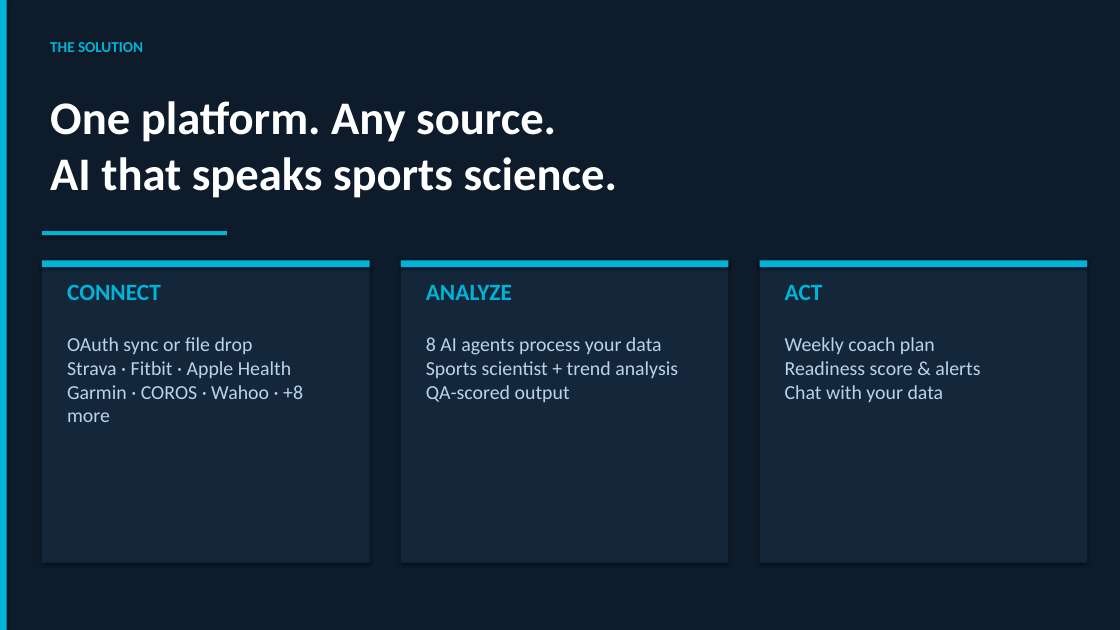
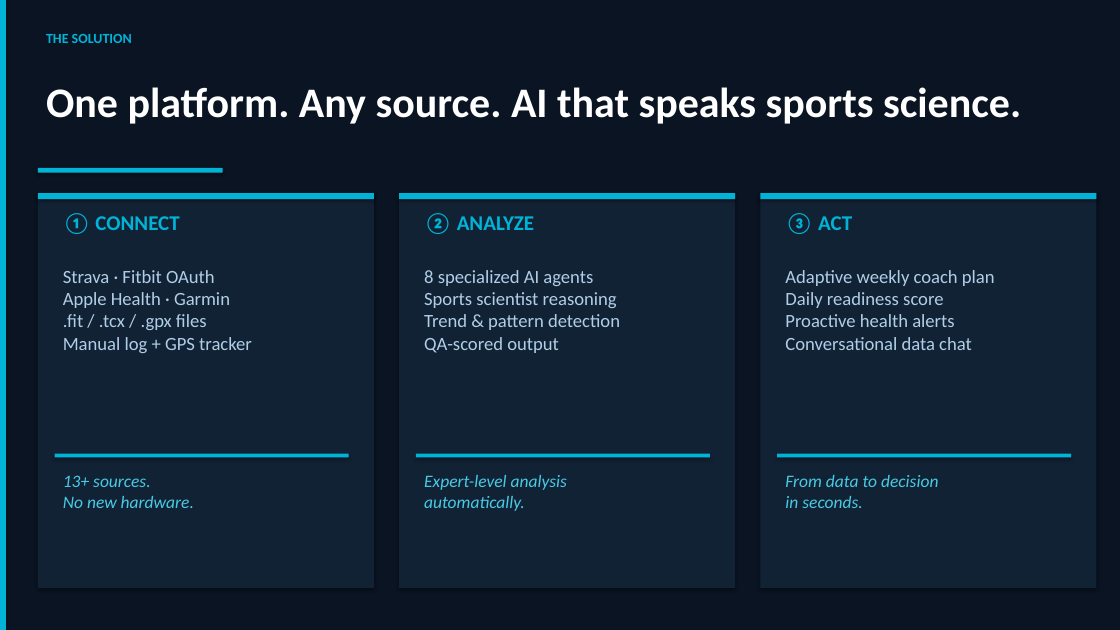
Before and after one commit to PyMite6941/Fitness-AI-Agents, a slide deck: slide 3 of fitness_ai_agents_presentation.pptx. Drawn at 1120x630 pixels with LibreOffice and Linux fonts; fonts in the diff are those of the drawing. Boxes give left, top, right and bottom in pixels: in the first picture for what was removed or moved away, otherwise in the second. Text is boxed around its words. In the diff, an @@ line names an element or a change of style, - is before the commit and + after.

```diff
--- a/fitness_ai_agents_presentation.pptx
+++ b/fitness_ai_agents_presentation.pptx
@@ background #0D1B2A to #0A1422 @@
@@ text "THE SOLUTION": place and size @@
-text "THE SOLUTION" at box(50, 42, 143, 52)
+text "THE SOLUTION" at box(46, 34, 132, 43)
@@ text "THE SOLUTION" at box(46, 34, 132, 43): size 13 to 12 pt @@
@@ text "One platform. Any source. AI ...": place and size @@
-text "One platform. Any source. AI ..." at box(50, 101, 617, 198)
+text "One platform. Any source. AI ..." at box(46, 87, 1021, 124)
@@ text "One platform. Any source. AI ..." at box(46, 87, 1021, 124): size 40 to 36 pt @@
@@ rectangle: place and size @@
-rectangle at box(42, 231, 227, 235)
+rectangle at box(38, 168, 223, 173)
@@ rectangle: place and size @@
-rectangle at box(42, 260, 370, 267)
+rectangle at box(38, 193, 374, 199)
@@ rectangle: place and size @@
-rectangle at box(42, 260, 370, 563)
+rectangle at box(38, 193, 374, 588)
@@ rectangle: place and size @@
-rectangle at box(401, 260, 728, 267)
+rectangle at box(399, 193, 735, 199)
@@ rectangle: place and size @@
-rectangle at box(401, 260, 728, 563)
+rectangle at box(399, 193, 735, 588)
@@ fill #14263A to #122235 in 3 elements at box(38, 193, 374, 588), box(399, 193, 735, 588), box(760, 193, 1096, 588) @@
@@ rectangle: place and size @@
-rectangle at box(760, 260, 1087, 267)
+rectangle at box(760, 193, 1096, 199)
@@ rectangle: place and size @@
-rectangle at box(760, 260, 1087, 563)
+rectangle at box(760, 193, 1096, 588)
@@ text at box(63, 213, 179, 234): text changed; size 20 to 18 pt @@
-CONNECT
+① CONNECT
@@ text at box(424, 213, 534, 234): text changed; size 20 to 18 pt @@
-ANALYZE
+② ANALYZE
@@ text at box(785, 213, 852, 234): text changed; size 20 to 18 pt @@
-ACT
+③ ACT
@@ text at box(63, 270, 252, 353): text changed; size 17 to 16 pt; text colour #B8D4E8 to #B0CEE6 @@
-OAuth sync or file drop
-Strava · Fitbit · Apple Health
-Garmin · COROS · Wahoo · +8 more
+Strava · Fitbit OAuth
+Apple Health · Garmin
+.fit / .tcx / .gpx files
+Manual log + GPS tracker
@@ text at box(424, 270, 620, 353): text changed; size 17 to 16 pt; text colour #B8D4E8 to #B0CEE6 @@
-8 AI agents process your data
-Sports scientist + trend analysis
-QA-scored output
+8 specialized AI agents
+Sports scientist reasoning
+Trend & pattern detection
+QA-scored output
@@ text at box(785, 270, 995, 350): text changed; size 17 to 16 pt; text colour #B8D4E8 to #B0CEE6 @@
-Weekly coach plan
-Readiness score & alerts
-Chat with your data
+Adaptive weekly coach plan
+Daily readiness score
+Proactive health alerts
+Conversational data chat
@@ rectangle added at box(55, 454, 349, 457), fill #00B4D8 @@
@@ text added at box(63, 475, 194, 508), 15 pt, text #48CAE4, italic @@
+13+ sources.
+No new hardware.
@@ rectangle added at box(416, 454, 710, 457), fill #00B4D8 @@
@@ text added at box(424, 475, 567, 511), 15 pt, text #48CAE4, italic @@
+Expert-level analysis
+automatically.
@@ rectangle added at box(777, 454, 1071, 457), fill #00B4D8 @@
@@ text added at box(785, 475, 938, 508), 15 pt, text #48CAE4, italic @@
+From data to decision
+in seconds.
```
Also in this commit, not shown: 4 other slides changed, 3 slides added, 3 slides removed.
